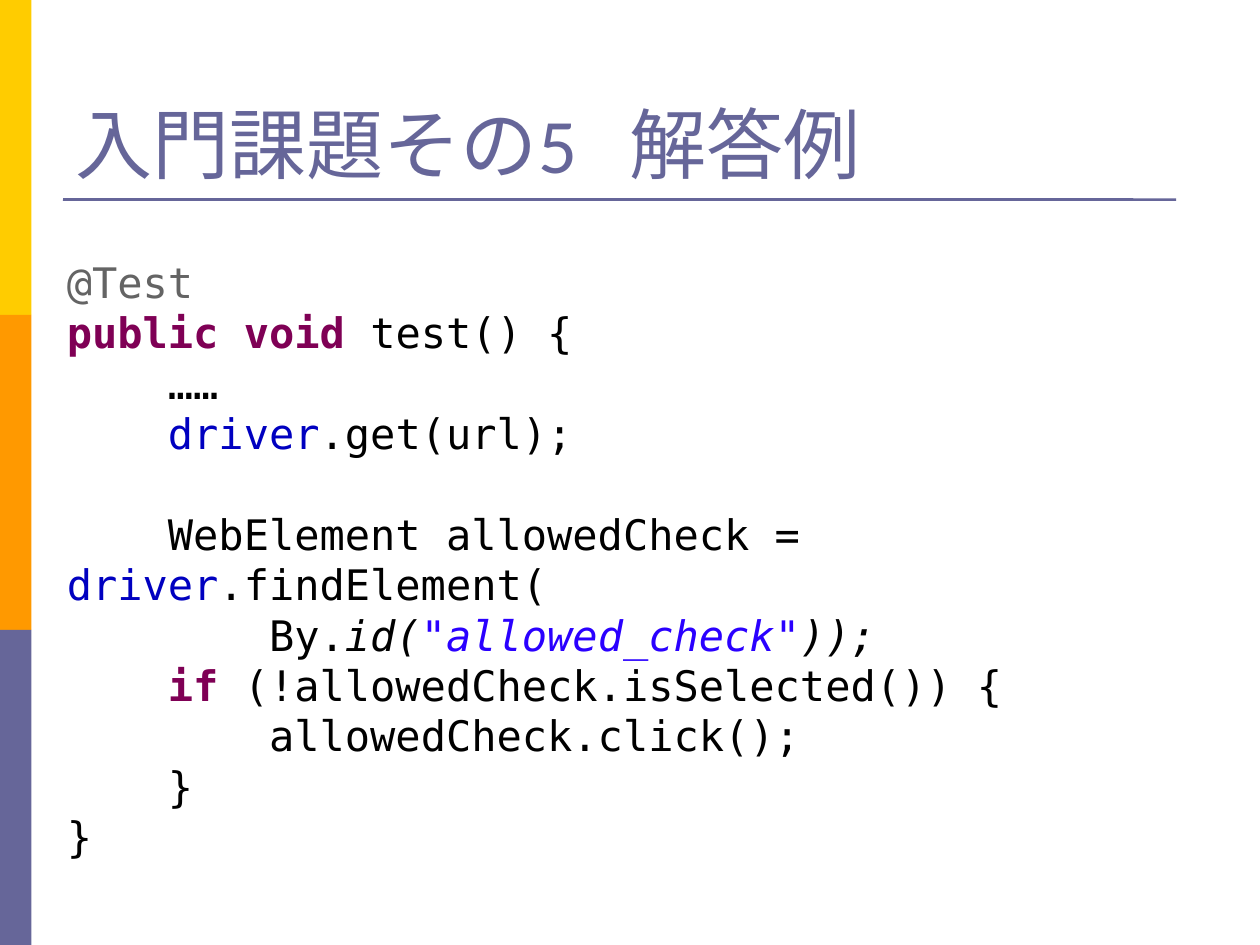
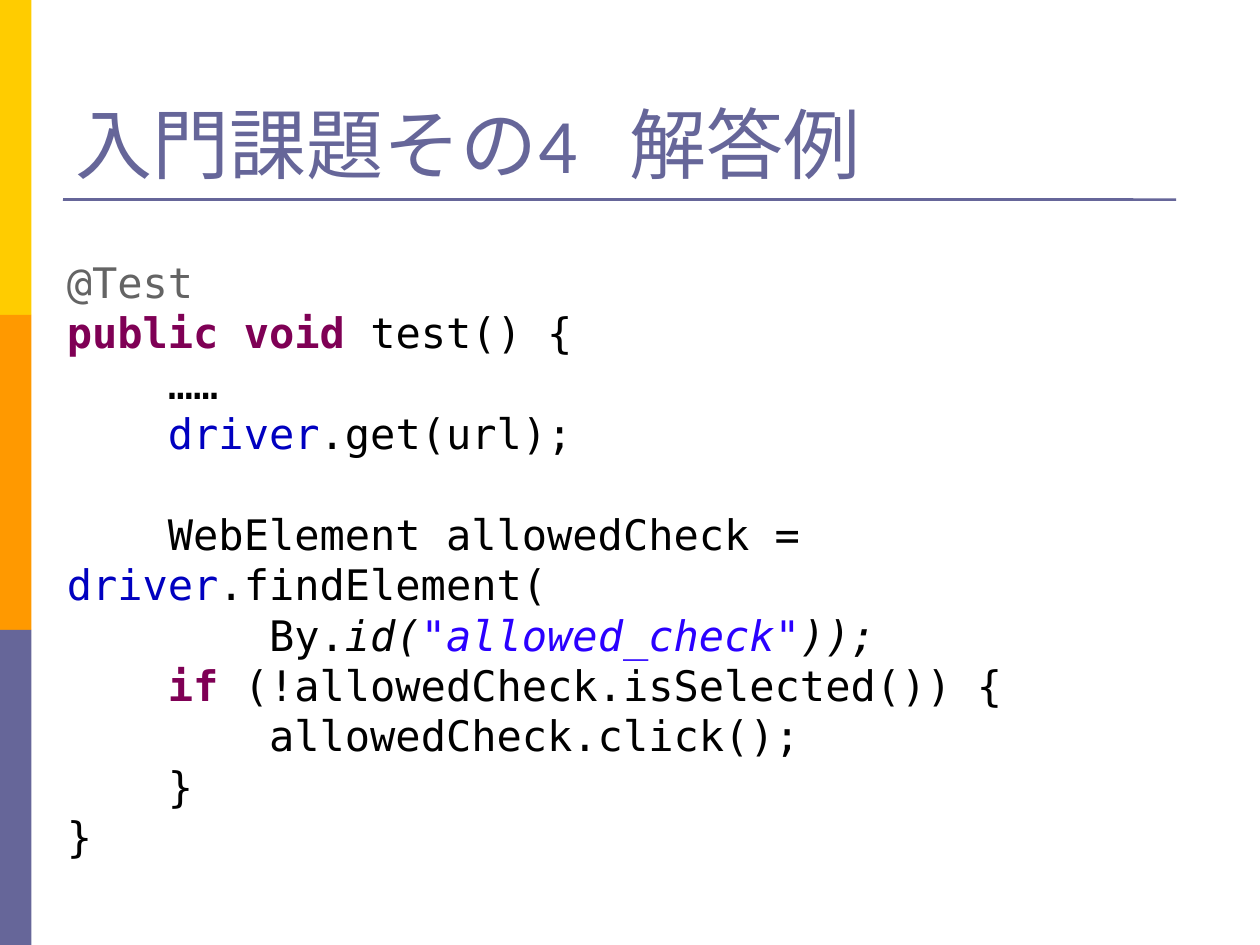
Before and after one commit to SoftwareTestAutomationResearch/STARHOTEL-Teaching-Materials-Simple, a slide deck: slide 26 of teacher/Slide.ppt. Drawn at 1260x945 pixels with LibreOffice and Linux fonts; fonts in the diff are those of the drawing. Boxes give left, top, right and bottom in pixels: in the first picture for what was removed or moved away, otherwise in the second. Text is boxed around its words. In the diff, an @@ line names an element or a change of style, - is before the commit and + after.

```diff
--- a/teacher/Slide.ppt
+++ b/teacher/Slide.ppt
@@ title at <box>76,107,860,179</box>: text changed @@
-入門課題その5 解答例
+入門課題その4 解答例
```
Also in this commit, not shown: 14 other slides changed, 3 slides added, 40 slides removed, 3 other files.
